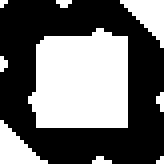
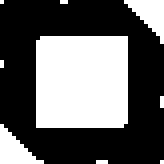
Layered file, before and after one edit (164px x 164px). Changes by layer:
removed layer "inner" over (0, 0, 164, 164)
renamed "one_fourth" to "Rawglass quad shadow", showed it, painted on it over (0, 0, 164, 164)
